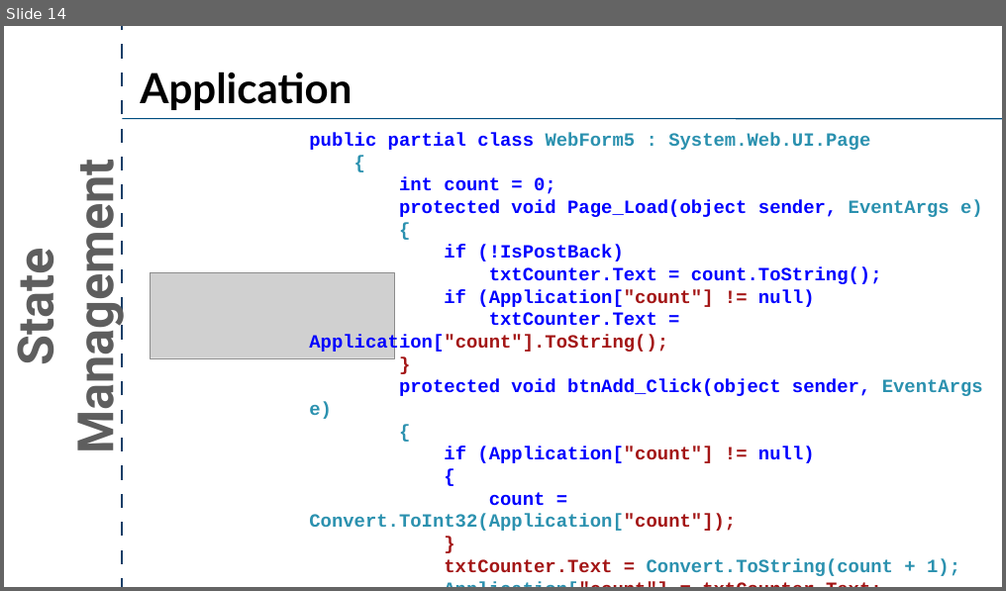
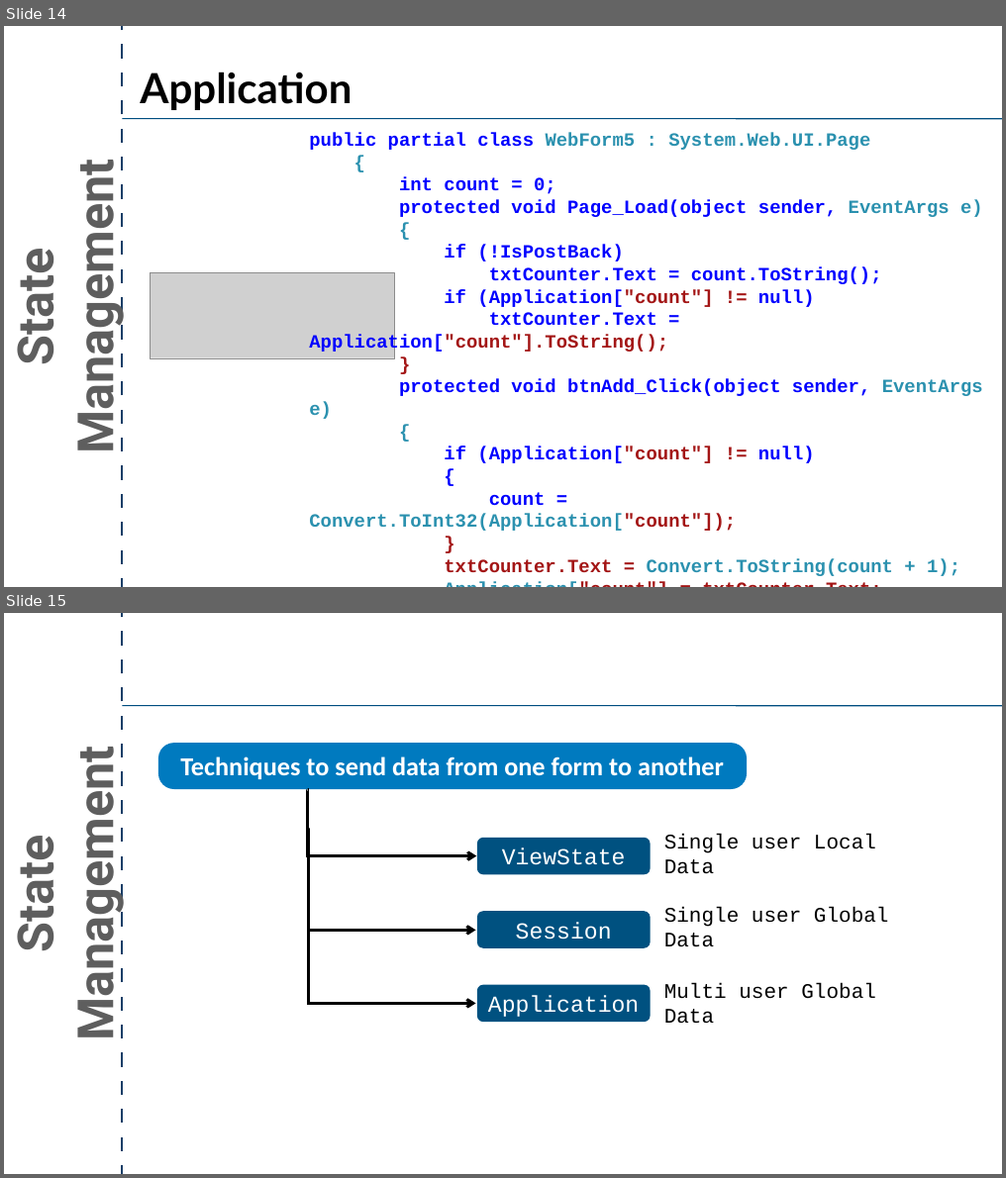
Before and after one commit to crpatel/DotNetMaterial, a slide deck: Unit 10.pptx. Shown one above the other, each under a label of ours: slide 14 before the commit, slides 14 and 15 after it. The pictures are 1006x591 and 1006x1178 pixels, drawn with LibreOffice and Linux fonts; fonts in the diff are those of the drawing; grey boxes stand for pictures. Boxes give left, top, right and bottom in pixels: in the first picture for what was removed or moved away, otherwise in the second. Text is boxed around its words. In the diff, an @@ line names an element or a change of style, - is before the commit and + after.

```diff
--- a/Unit 10.pptx
+++ b/Unit 10.pptx
@@ slide 15 added at [4,613,1002,1174], background #FFFFFF @@
@@ line added from (122, 1174) to (122, 613), #183E67 4.5 pt @@
@@ line added from (122, 706) to (1002, 706), #004D80 2 pt @@
@@ rounded rectangle added at [158,743,746,789], fill #0079BF, 50 pt, text #FFFFFF, bold @@
+Techniques to send data from one form to another
@@ text added at [4,774,127,1033], 96 pt, text #5E5E5E, bold @@
+State Management
@@ elbow arrow added from (308, 789) to (476, 857), #000000 5.5 pt @@
@@ elbow arrow added from (309, 828) to (476, 931), #000000 5.5 pt @@
@@ rounded rectangle added at [477,838,649,874], fill #005180, 44 pt, text #FFFFFF @@
+ViewState
@@ text added at [664,834,876,873], 40 pt, text #000000 @@
+Single user Local Data
@@ elbow arrow added from (309, 901) to (476, 1003), #000000 5.5 pt @@
@@ text added at [664,907,889,947], 40 pt, text #000000 @@
+Single user Global Data
@@ rounded rectangle added at [477,911,649,949], fill #005180, 44 pt, text #FFFFFF @@
+Session
@@ rounded rectangle added at [477,985,649,1022], fill #005180, 44 pt, text #FFFFFF @@
+Application
@@ text added at [664,983,876,1023], 40 pt, text #000000 @@
+Multi user Global Data
```
Also in this commit, not shown: 10 other slides added.
